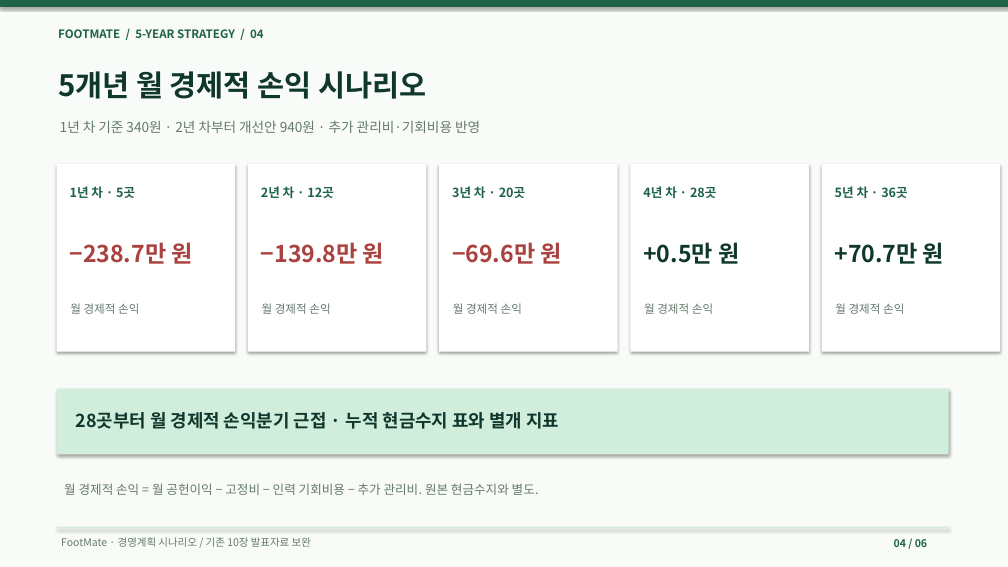
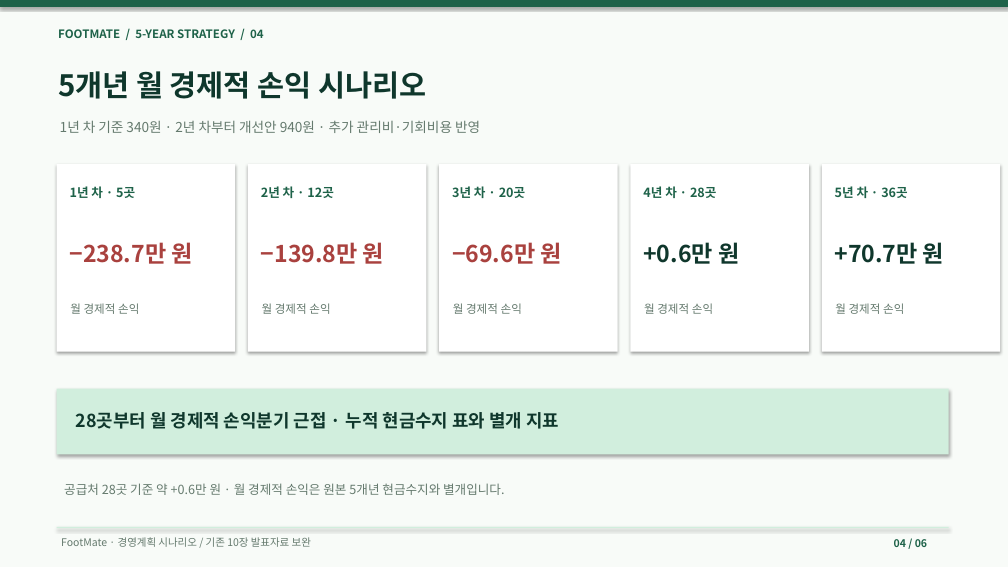
Before and after one commit to dohyunkimmm/footmate, a slide deck: slide 4 of src/case-study/downloads/footmate_5year_strategy.pptx. Drawn at 1008x567 pixels with LibreOffice and Linux fonts; fonts in the diff are those of the drawing. Boxes give left, top, right and bottom in pixels: in the first picture for what was removed or moved away, otherwise in the second. Text is boxed around its words. In the diff, an @@ line names an element or a change of style, - is before the commit and + after.

```diff
--- a/src/case-study/downloads/footmate_5year_strategy.pptx
+++ b/src/case-study/downloads/footmate_5year_strategy.pptx
@@ text at [643, 242, 739, 264]: text changed @@
-+0.5만 원
++0.6만 원
@@ text at [64, 483, 505, 495]: text changed @@
-월 경제적 손익 = 월 공헌이익 − 고정비 − 인력 기회비용 − 추가 관리비. 원본 현금수지와 별도.
+공급처 28곳 기준 약 +0.6만 원 · 월 경제적 손익은 원본 5개년 현금수지와 별개입니다.
```
